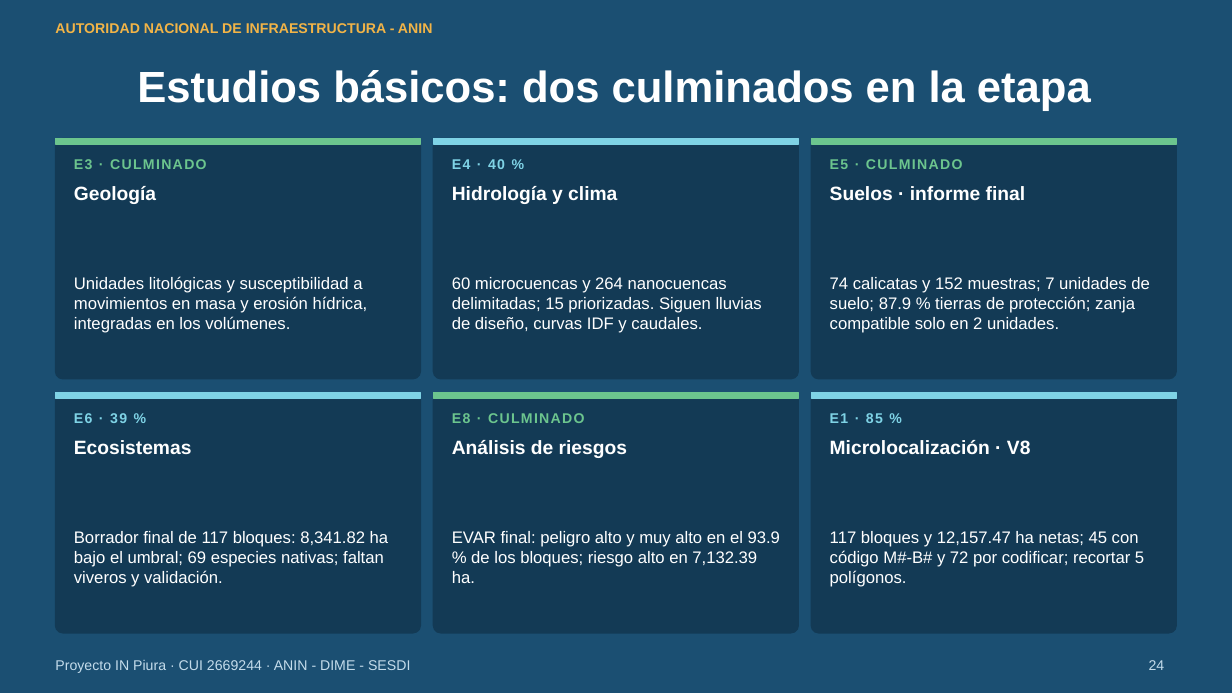
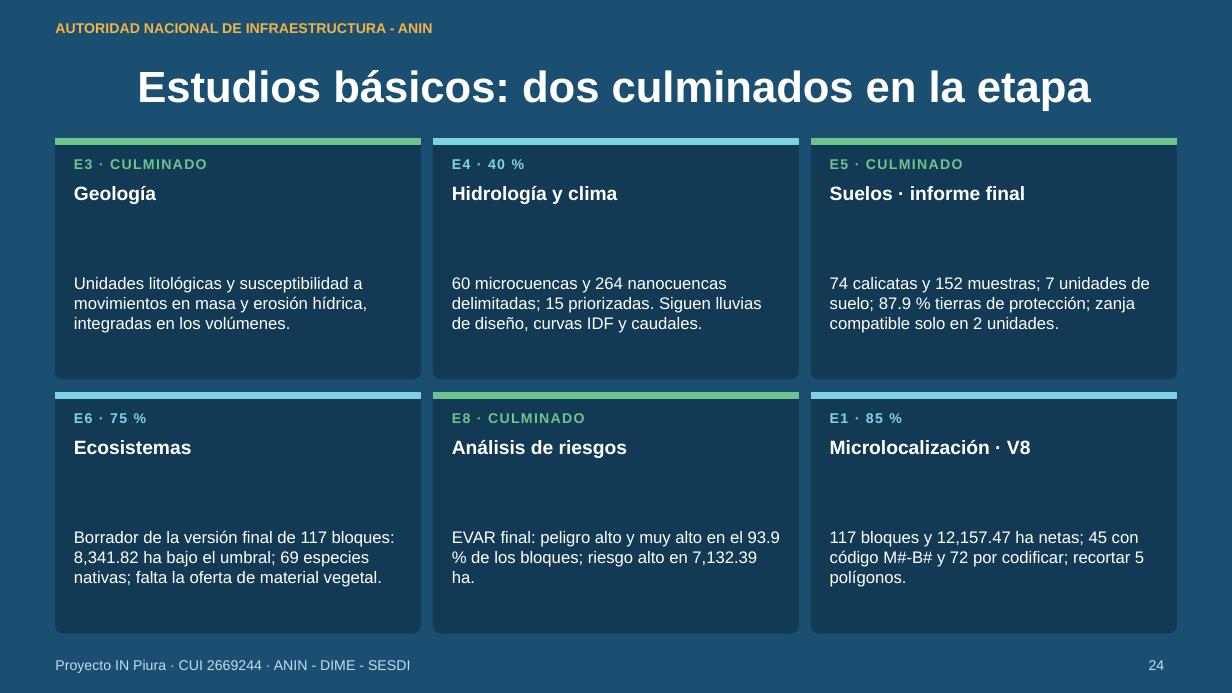
Before and after one commit to salomoncahuas-tech/Salomon1969, a slide deck: slide 24 of presentaciones/avance_perfil_sesdi_2026-11-03/Avance_Perfil_IN_Piura_SESDI_03_noviembre.pptx. Drawn at 1232x693 pixels with LibreOffice and Linux fonts; fonts in the diff are those of the drawing. Boxes give left, top, right and bottom in pixels: in the first picture for what was removed or moved away, otherwise in the second. Text is boxed around its words. In the diff, an @@ line names an element or a change of style, - is before the commit and + after.

```diff
--- a/presentaciones/avance_perfil_sesdi_2026-11-03/Avance_Perfil_IN_Piura_SESDI_03_noviembre.pptx
+++ b/presentaciones/avance_perfil_sesdi_2026-11-03/Avance_Perfil_IN_Piura_SESDI_03_noviembre.pptx
@@ text at box(74, 413, 127, 423): text changed @@
-E6 · 39 %
+E6 · 75 %
@@ text at box(74, 530, 395, 587): text changed @@
-Borrador final de 117 bloques: 8,341.82 ha bajo el umbral; 69 especies nativas; faltan viveros y validación.
+Borrador de la versión final de 117 bloques: 8,341.82 ha bajo el umbral; 69 especies nativas; falta la oferta de material vegetal.
```
Also in this commit, not shown: 8 other slides changed, 3 other files.
